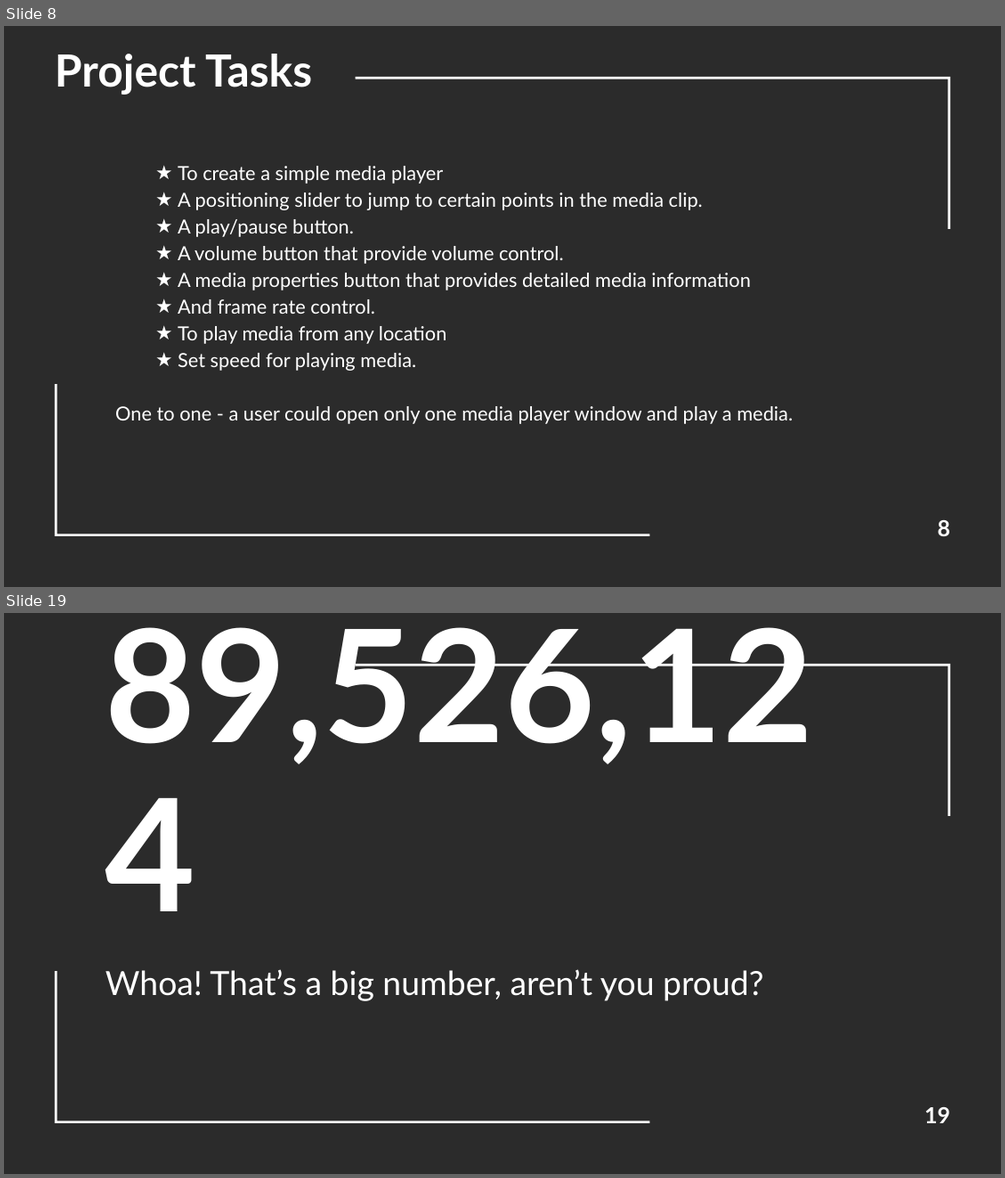
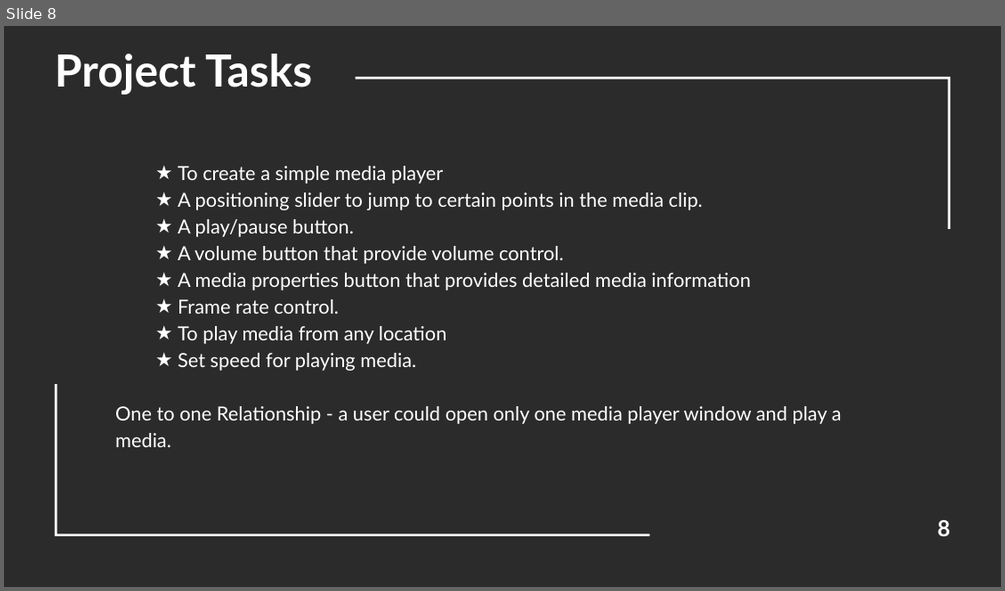
Before and after one commit to divy3011/AkAAD, a slide deck: Media Player.pptx. Shown one above the other, each under a label of ours: slides 8 and 19 before the commit, slide 8 after it; the slides between them are not shown. The pictures are 1005x1178 and 1005x591 pixels, drawn with LibreOffice and Linux fonts; fonts in the diff are those of the drawing; background and template pictures are left out; a plain dark background stands for a picture behind light text. Boxes give left, top, right and bottom in pixels: in the first picture for what was removed or moved away, otherwise in the second. Text is boxed around its words. In the diff, an @@ line names an element or a change of style, - is before the commit and + after.

```diff
--- a/Media Player.pptx
+++ b/Media Player.pptx
@@ slide 19 removed at (4, 613, 1001, 1174), background picture (left out); not listed: 2 template elements that a slide beside it also shows @@
@@ title removed at (105, 627, 814, 764) @@
-89,526,124
@@ subtitle removed at (105, 969, 763, 1001) @@
-Whoa! That’s a big number, aren’t you proud?
@@ page number removed at (924, 1107, 950, 1123) @@
-19
@@ slide 8 changed as well @@
@@ text at (178, 299, 339, 313): text changed @@
-★ And frame rate control.
+★ Frame rate control.
@@ text at (115, 406, 841, 447): text changed @@
-One to one - a user could open only one media player window and play a media.
+One to one Relationship - a user could open only one media player window and play a media.
```
Also in this commit, not shown: 2 other slides changed, 7 slides added, 23 other slides removed.
